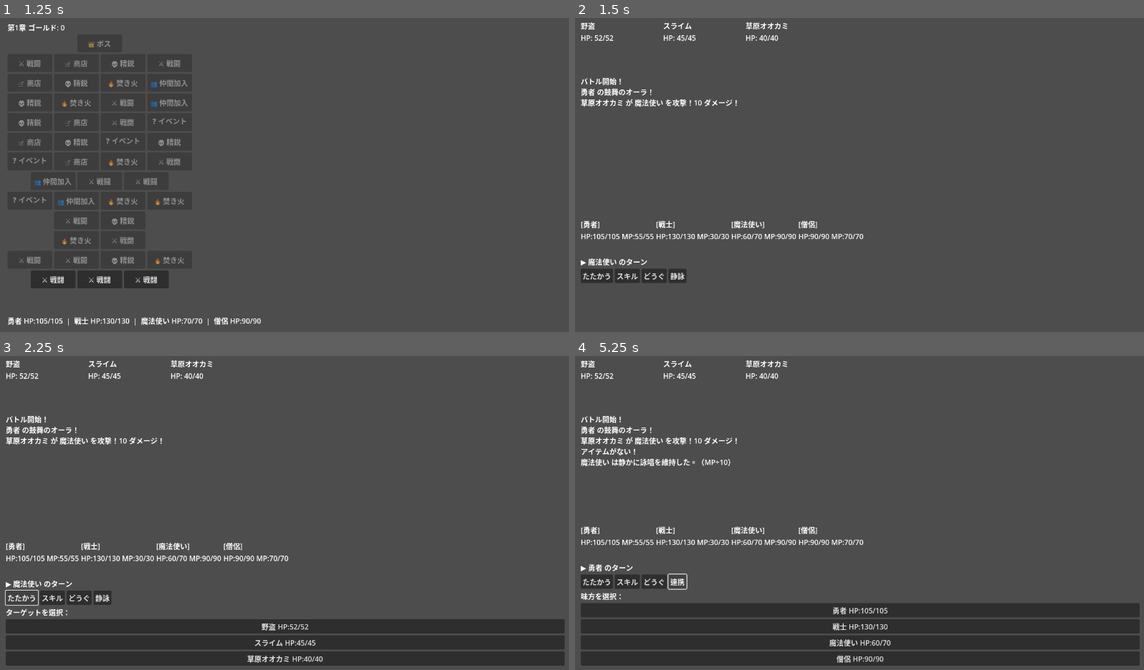
Above: before the commit, frames 1-4 (two rows, left to right).
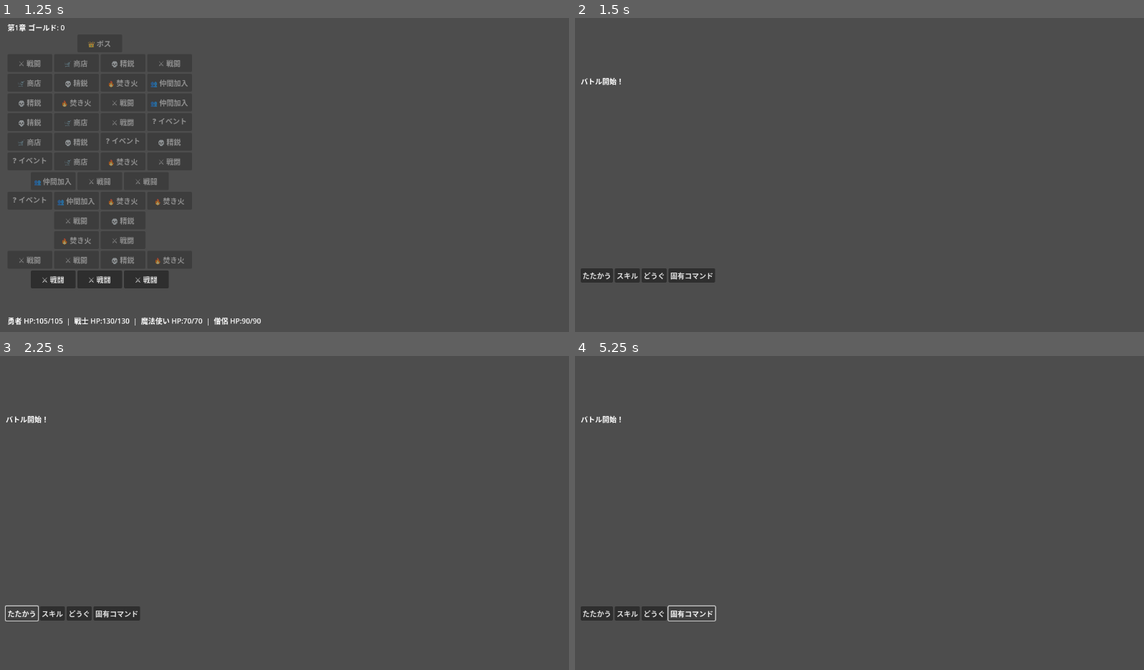
Above: after the commit, the same moments.

Repository: bakery48/loop-quest
Game: Godot game, scene res://scenes/main.tscn
The game is run twice, just before and just after one commit, with the same random seed, the same clock (stepped at 60 frames per second) and the same inputs.
Inputs:
- Up to frame 1 (1.25 s): click "新しいランを開始" at 0.5 s
- Up to frame 2 (1.5 s): click "⚔ 戦闘" at 1.25 s
- Up to frame 3 (2.25 s): click "たたかう" at 2 s
- Up to frame 4 (5.25 s): click "スキル" at 2.75 s; click "どうぐ" at 3.5 s; click "静詠" (after the commit: "固有コマンド") at 4.25 s; click "連携" (after the commit: "固有コマンド") at 5 s

Frame 1 is identical in both runs. In frame 2, 2.0% of the frame differs, in the area x 1-51%, y 1-85%; in frame 3, 16%; in frame 4, 19%, in the area x 1-100%, y 1-99%.
Error after the commit: Parse Error: Could not parse global class "SkillRewardOverlay" from "res://scripts/ui/skill_reward_overlay.gd". (res://scripts/ui/battle_ui.gd:17)

Commit message:
feat: スキルカード選択UIを追加（SkillRewardOverlay）
バトル勝利後の報酬をカード形式で表示。
- レアリティごとに色分けされたボーダーカード（コモン=灰/レア=青/レジェ=金）
- スキル名・MP・説明・装備可能クラス・パーティの習得可否を表示
- カード選択後に「誰に渡すか」ステップを追加
- 習得者1人のみなら即確定、スキップボタンも追加

https://claude.ai/code/session_01BSyq4z5x8V7dXSUfJeJUGf

Diff:
--- a/scripts/ui/battle_ui.gd
+++ b/scripts/ui/battle_ui.gd
@@ -14,6 +14,7 @@
 var _current_character: Character = null
 var _selected_skill: SkillData = null
 var _pending_command: String = ""
+var _skill_overlay: SkillRewardOverlay = null
 
 ## Which type of target selection we're waiting for.
 enum SelectMode { NONE, ENEMY, ALLY }
@@ -168,37 +169,33 @@
 		# Skill reward is shown via skill_reward_available signal (already emitted)
 
 func _on_skill_reward(skills: Array) -> void:
-	_clear_sub_menu()
-	sub_menu.visible = true
-	var lbl := Label.new()
-	lbl.text = "スキルを1つ選んでください："
-	sub_menu.add_child(lbl)
-	for skill in skills:
-		var btn := Button.new()
-		btn.text = "%s（%s）MP:%d — %s" % [skill.skill_name, _rarity_text(skill.rarity), skill.mp_cost, skill.description]
-		btn.pressed.connect(_on_skill_reward_selected.bind(skill))
-		sub_menu.add_child(btn)
-
-func _on_skill_reward_selected(skill: SkillData) -> void:
-	# Give to the first party member who can equip it, or first member
-	var recipient: Character = null
-	for member in GameState.party:
-		if member.can_equip_skill(skill):
-			recipient = member
-			break
-	if recipient == null and not GameState.party.is_empty():
-		recipient = GameState.party[0]
-	if recipient:
-		recipient.add_skill_to_inventory(skill)
-		if recipient.skill_slots.size() < 4:
-			recipient.skill_slots.append(skill)
-		_log("「%s」を %s が習得！" % [skill.skill_name, recipient.char_name])
-	_clear_sub_menu()
-	await get_tree().create_timer(1.0).timeout
+	_set_commands_enabled(false)
+	_skill_overlay = SkillRewardOverlay.new()
+	add_child(_skill_overlay)
+	_skill_overlay.skill_chosen.connect(_on_skill_card_chosen)
+	_skill_overlay.skipped.connect(_on_skill_card_skipped)
+	_skill_overlay.show_rewards(skills, GameState.party)
+
+func _on_skill_card_chosen(skill: SkillData, recipient: Character) -> void:
+	recipient.add_skill_to_inventory(skill)
+	if recipient.skill_slots.size() < 4:
+		recipient.skill_slots.append(skill)
+	_log("「%s」を %s が習得！" % [skill.skill_name, recipient.char_name])
+	await get_tree().create_timer(0.5).timeout
+	_after_skill_reward()
+
+func _on_skill_card_skipped() -> void:
+	_log("スキルをスキップした。")
+	_after_skill_reward()
+
+func _after_skill_reward() -> void:
+	if _skill_overlay:
+		_skill_overlay.queue_free()
+		_skill_overlay = null
+	await get_tree().create_timer(0.8).timeout
 	if _is_boss_battle:
 		var next_chapter := GameState.current_chapter + 1
 		if next_chapter > 3:
-			# Full clear
 			GameState.end_run(true)
 			get_tree().change_scene_to_file("res://scenes/main_menu.tscn")
 			return
--- /dev/null
+++ b/scripts/ui/skill_reward_overlay.gd
@@ -0,0 +1,280 @@
+class_name SkillRewardOverlay
+extends CanvasLayer
+
+## Skill card selection overlay shown after battle victory.
+## Usage: instantiate, add_child to scene tree, call show_rewards(skills, party).
+
+signal skill_chosen(skill: SkillData, recipient: Character)
+signal skipped()
+
+const RARITY_COLORS := {
+	SkillData.Rarity.COMMON:    Color(0.55, 0.55, 0.60),
+	SkillData.Rarity.RARE:      Color(0.20, 0.50, 0.90),
+	SkillData.Rarity.LEGENDARY: Color(0.85, 0.65, 0.10),
+}
+const RARITY_LABELS := {
+	SkillData.Rarity.COMMON:    "コモン",
+	SkillData.Rarity.RARE:      "レア",
+	SkillData.Rarity.LEGENDARY: "レジェンダリー",
+}
+
+var _party: Array[Character] = []
+var _selected_skill: SkillData = null
+
+var _bg: ColorRect
+var _container: VBoxContainer
+
+func _ready() -> void:
+	layer = 10
+	_build_bg()
+
+func show_rewards(skills: Array, party: Array[Character]) -> void:
+	_party = party
+	_clear()
+	_bg.visible = true
+	_show_card_step(skills)
+
+# ── Step 1: pick a skill ─────────────────────────────────────────
+
+func _show_card_step(skills: Array) -> void:
+	_clear_container()
+
+	var title := Label.new()
+	title.text = "✨ スキルを1つ選んでください"
+	title.horizontal_alignment = HORIZONTAL_ALIGNMENT_CENTER
+	title.add_theme_font_size_override("font_size", 20)
+	_container.add_child(title)
+
+	var card_row := HBoxContainer.new()
+	card_row.alignment = BoxContainer.ALIGNMENT_CENTER
+	card_row.add_theme_constant_override("separation", 16)
+	_container.add_child(card_row)
+
+	for skill: SkillData in skills:
+		card_row.add_child(_make_card(skill))
+
+	var skip_btn := Button.new()
+	skip_btn.text = "スキップ"
+	skip_btn.custom_minimum_size = Vector2(120, 36)
+	skip_btn.pressed.connect(_on_skip)
+	var skip_row := HBoxContainer.new()
+	skip_row.alignment = BoxContainer.ALIGNMENT_CENTER
+	skip_row.add_child(skip_btn)
+	_container.add_child(skip_row)
+
+func _make_card(skill: SkillData) -> PanelContainer:
+	var rarity_color: Color = RARITY_COLORS.get(skill.rarity, Color.GRAY)
+
+	var panel := PanelContainer.new()
+	panel.custom_minimum_size = Vector2(200, 280)
+
+	var style := StyleBoxFlat.new()
+	style.bg_color = Color(0.12, 0.12, 0.16)
+	style.border_width_left   = 3
+	style.border_width_right  = 3
+	style.border_width_top    = 3
+	style.border_width_bottom = 3
+	style.border_color = rarity_color
+	style.corner_radius_top_left     = 8
+	style.corner_radius_top_right    = 8
+	style.corner_radius_bottom_left  = 8
+	style.corner_radius_bottom_right = 8
+	panel.add_theme_stylebox_override("panel", style)
+
+	var vbox := VBoxContainer.new()
+	vbox.add_theme_constant_override("separation", 6)
+	panel.add_child(vbox)
+
+	# Rarity badge
+	var rarity_lbl := Label.new()
+	rarity_lbl.text = "【%s】" % RARITY_LABELS.get(skill.rarity, "?")
+	rarity_lbl.horizontal_alignment = HORIZONTAL_ALIGNMENT_CENTER
+	rarity_lbl.add_theme_color_override("font_color", rarity_color)
+	rarity_lbl.add_theme_font_size_override("font_size", 13)
+	vbox.add_child(rarity_lbl)
+
+	# Skill name
+	var name_lbl := Label.new()
+	name_lbl.text = skill.skill_name
+	name_lbl.horizontal_alignment = HORIZONTAL_ALIGNMENT_CENTER
+	name_lbl.add_theme_font_size_override("font_size", 18)
+	name_lbl.add_theme_color_override("font_color", Color.WHITE)
+	vbox.add_child(name_lbl)
+
+	# Separator
+	var sep := HSeparator.new()
+	sep.add_theme_color_override("color", rarity_color)
+	vbox.add_child(sep)
+
+	# MP cost
+	var mp_lbl := Label.new()
+	mp_lbl.text = "MP消費: %d" % skill.mp_cost
+	mp_lbl.horizontal_alignment = HORIZONTAL_ALIGNMENT_CENTER
+	mp_lbl.add_theme_color_override("font_color", Color(0.5, 0.8, 1.0))
+	mp_lbl.add_theme_font_size_override("font_size", 13)
+	vbox.add_child(mp_lbl)
+
+	# Description
+	var desc_lbl := Label.new()
+	desc_lbl.text = skill.description
+	desc_lbl.horizontal_alignment = HORIZONTAL_ALIGNMENT_CENTER
+	desc_lbl.autowrap_mode = TextServer.AUTOWRAP_WORD_SMART
+	desc_lbl.custom_minimum_size = Vector2(180, 0)
+	desc_lbl.add_theme_color_override("font_color", Color(0.85, 0.85, 0.85))
+	desc_lbl.add_theme_font_size_override("font_size", 12)
+	vbox.add_child(desc_lbl)
+
+	# Allowed classes
+	var classes_lbl := Label.new()
+	if skill.allowed_classes.is_empty():
+		classes_lbl.text = "全職業"
+	else:
+		classes_lbl.text = _class_display(skill.allowed_classes)
+	classes_lbl.horizontal_alignment = HORIZONTAL_ALIGNMENT_CENTER
+	classes_lbl.add_theme_color_override("font_color", Color(0.6, 0.9, 0.6))
+	classes_lbl.add_theme_font_size_override("font_size", 11)
+	vbox.add_child(classes_lbl)
+
+	# Equippable by current party indicator
+	var can_equip := _who_can_equip(skill)
+	var equip_lbl := Label.new()
+	if can_equip.is_empty():
+		equip_lbl.text = "※習得不可（パーティ）"
+		equip_lbl.add_theme_color_override("font_color", Color(0.8, 0.3, 0.3))
+	else:
+		var names := ", ".join(can_equip.map(func(c: Character) -> String: return c.char_name))
+		equip_lbl.text = "習得可: " + names
+		equip_lbl.add_theme_color_override("font_color", Color(0.4, 1.0, 0.6))
+	equip_lbl.horizontal_alignment = HORIZONTAL_ALIGNMENT_CENTER
+	equip_lbl.autowrap_mode = TextServer.AUTOWRAP_WORD_SMART
+	equip_lbl.custom_minimum_size = Vector2(180, 0)
+	equip_lbl.add_theme_font_size_override("font_size", 11)
+	vbox.add_child(equip_lbl)
+
+	# Spacer
+	var spacer := Control.new()
+	spacer.size_flags_vertical = Control.SIZE_EXPAND_FILL
+	vbox.add_child(spacer)
+
+	# Select button
+	var btn := Button.new()
+	btn.text = "選択"
+	btn.custom_minimum_size = Vector2(0, 36)
+	if can_equip.is_empty():
+		btn.disabled = true
+	btn.pressed.connect(_on_card_selected.bind(skill))
+	vbox.add_child(btn)
+
+	return panel
+
+# ── Step 2: pick a recipient ──────────────────────────────────────
+
+func _on_card_selected(skill: SkillData) -> void:
+	_selected_skill = skill
+	var eligible := _who_can_equip(skill)
+	if eligible.size() == 1:
+		_finish(skill, eligible[0])
+		return
+	_show_recipient_step(skill, eligible)
+
+func _show_recipient_step(skill: SkillData, eligible: Array[Character]) -> void:
+	_clear_container()
+
+	var title := Label.new()
+	title.text = "「%s」を誰に習得させますか？" % skill.skill_name
+	title.horizontal_alignment = HORIZONTAL_ALIGNMENT_CENTER
+	title.add_theme_font_size_override("font_size", 18)
+	_container.add_child(title)
+
+	var btn_row := HBoxContainer.new()
+	btn_row.alignment = BoxContainer.ALIGNMENT_CENTER
+	btn_row.add_theme_constant_override("separation", 12)
+	_container.add_child(btn_row)
+
+	for member: Character in eligible:
+		var panel := PanelContainer.new()
+		panel.custom_minimum_size = Vector2(140, 100)
+		var style := StyleBoxFlat.new()
+		style.bg_color = Color(0.12, 0.12, 0.16)
+		style.border_width_left = style.border_width_right = style.border_width_top = style.border_width_bottom = 2
+		style.border_color = Color(0.4, 0.7, 1.0)
+		style.corner_radius_top_left = style.corner_radius_top_right = style.corner_radius_bottom_left = style.corner_radius_bottom_right = 6
+		panel.add_theme_stylebox_override("panel", style)
+
+		var vbox := VBoxContainer.new()
+		panel.add_child(vbox)
+
+		var name_lbl := Label.new()
+		name_lbl.text = member.char_name
+		name_lbl.horizontal_alignment = HORIZONTAL_ALIGNMENT_CENTER
+		name_lbl.add_theme_font_size_override("font_size", 15)
+		vbox.add_child(name_lbl)
+
+		var class_lbl := Label.new()
+		class_lbl.text = member.class_data.display_name
+		class_lbl.horizontal_alignment = HORIZONTAL_ALIGNMENT_CENTER
+		class_lbl.add_theme_color_override("font_color", Color(0.7, 0.7, 0.7))
+		class_lbl.add_theme_font_size_override("font_size", 12)
+		vbox.add_child(class_lbl)
+
+		var slots_lbl := Label.new()
+		slots_lbl.text = "スロット: %d/4" % member.skill_slots.size()
+		slots_lbl.horizontal_alignment = HORIZONTAL_ALIGNMENT_CENTER
+		slots_lbl.add_theme_color_override("font_color", Color(0.5, 0.9, 0.5) if member.skill_slots.size() < 4 else Color(1.0, 0.6, 0.3))
+		slots_lbl.add_theme_font_size_override("font_size", 12)
+		vbox.add_child(slots_lbl)
+
+		var btn := Button.new()
+		btn.text = "渡す"
+		btn.pressed.connect(_finish.bind(skill, member))
+		vbox.add_child(btn)
+
+		btn_row.add_child(panel)
+
+# ── Finish ────────────────────────────────────────────────────────
+
+func _finish(skill: SkillData, recipient: Character) -> void:
+	_bg.visible = false
+	skill_chosen.emit(skill, recipient)
+
+func _on_skip() -> void:
+	_bg.visible = false
+	skipped.emit()
+
+# ── Layout Helpers ────────────────────────────────────────────────
+
+func _build_bg() -> void:
+	_bg = ColorRect.new()
+	_bg.color = Color(0, 0, 0, 0.75)
+	_bg.set_anchors_and_offsets_preset(Control.PRESET_FULL_RECT)
+	_bg.visible = false
+	add_child(_bg)
+
+	_container = VBoxContainer.new()
+	_container.alignment = BoxContainer.ALIGNMENT_CENTER
+	_container.add_theme_constant_override("separation", 20)
+	_container.set_anchors_and_offsets_preset(Control.PRESET_CENTER)
+	_container.grow_horizontal = Control.GROW_DIRECTION_BOTH
+	_container.grow_vertical = Control.GROW_DIRECTION_BOTH
+	_bg.add_child(_container)
+
+func _clear_container() -> void:
+	for child in _container.get_children():
+		child.queue_free()
+
+func _clear() -> void:
+	_clear_container()
+
+func _who_can_equip(skill: SkillData) -> Array[Character]:
+	var out: Array[Character] = []
+	for member: Character in _party:
+		if member.can_equip_skill(skill):
+			out.append(member)
+	return out
+
+func _class_display(class_ids: Array[String]) -> String:
+	var names: Array[String] = []
+	for cid in class_ids:
+		var cd := ClassDatabase.find_class(cid)
+		names.append(cd.display_name if cd else cid)
+	return ", ".join(names)
